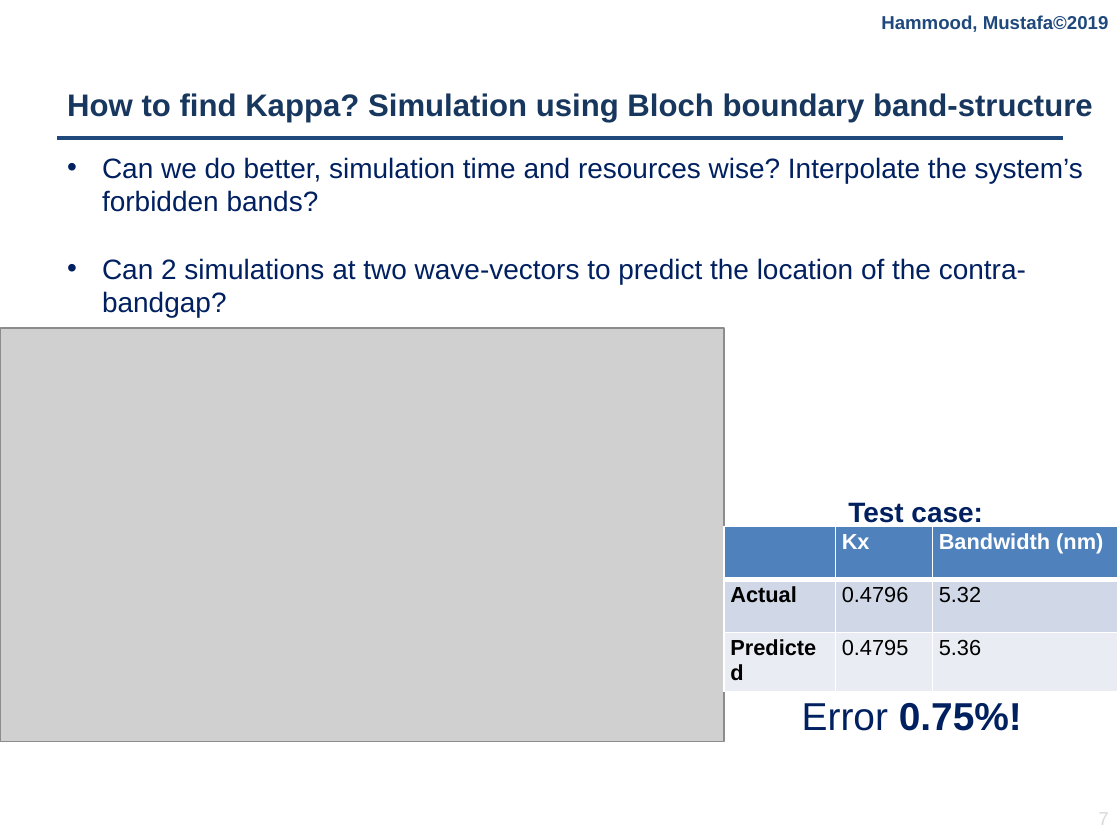
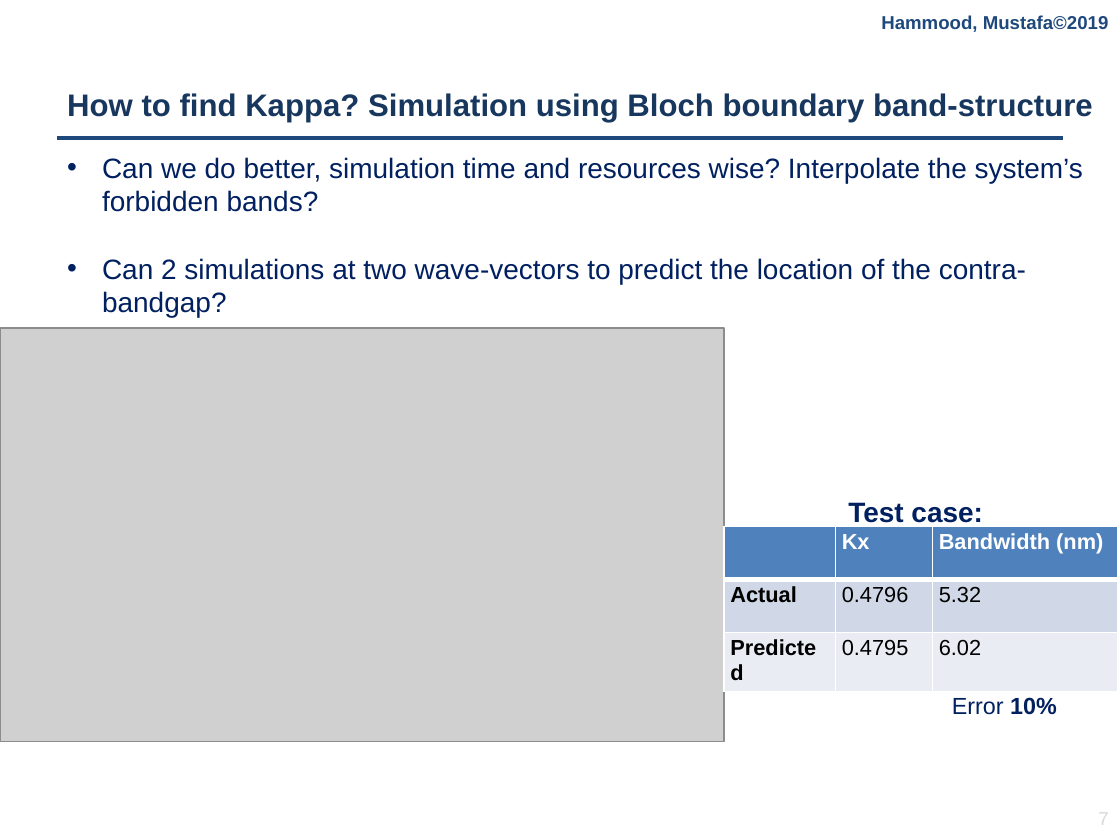
Before and after one commit to mustafacc/SiEPIC_Photonics_Package, a slide deck: slide 7 of SiEPIC_Photonics_Package/solvers_simulators/contraDC/Documentation/contraDC_Simulator.pptx. Drawn at 1120x840 pixels with LibreOffice and Linux fonts; fonts in the diff are those of the drawing; grey boxes stand for pictures; background and template pictures are left out. Boxes give left, top, right and bottom in pixels: in the first picture for what was removed or moved away, otherwise in the second. Text is boxed around its words. In the diff, an @@ line names an element or a change of style, - is before the commit and + after.

```diff
--- a/SiEPIC_Photonics_Package/solvers_simulators/contraDC/Documentation/contraDC_Simulator.pptx
+++ b/SiEPIC_Photonics_Package/solvers_simulators/contraDC/Documentation/contraDC_Simulator.pptx
@@ table at <box>724,526,1118,687</box> @@
-row 3, column 3: 5.36
+row 3, column 3: 6.02
@@ text at <box>952,697,1057,715</box>: text changed; size 25 to 15 pt; bold off @@
-Error 0.75%!
+Error 10%
```
Also in this commit, not shown: 3 other files.
